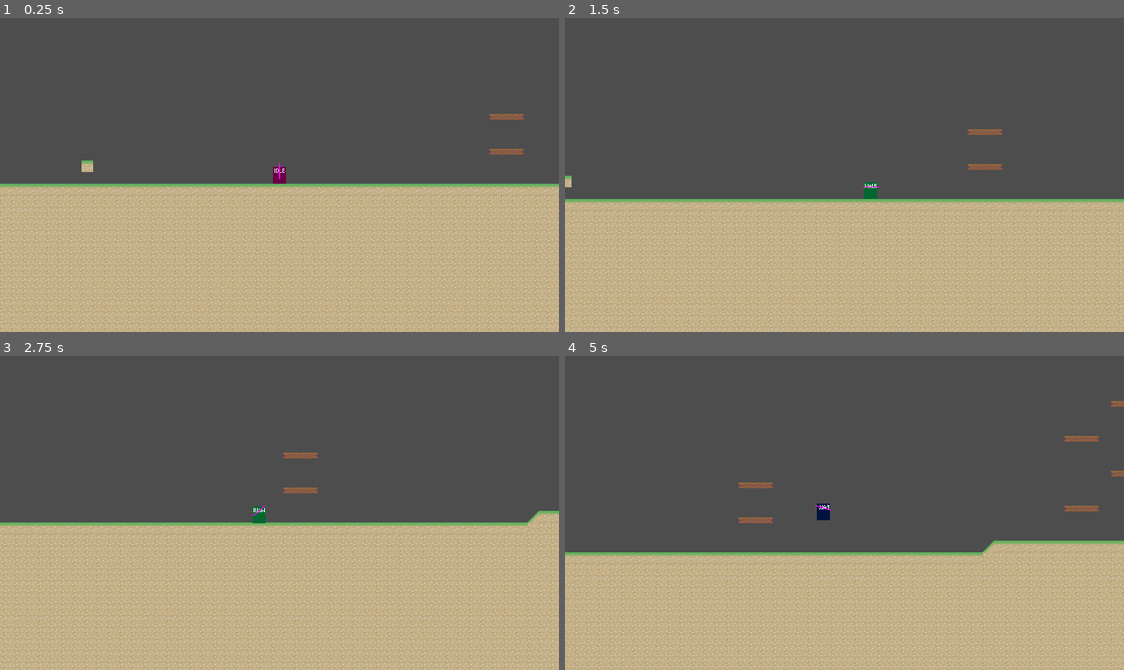
Above: before the commit, frames 1-4 (two rows, left to right).
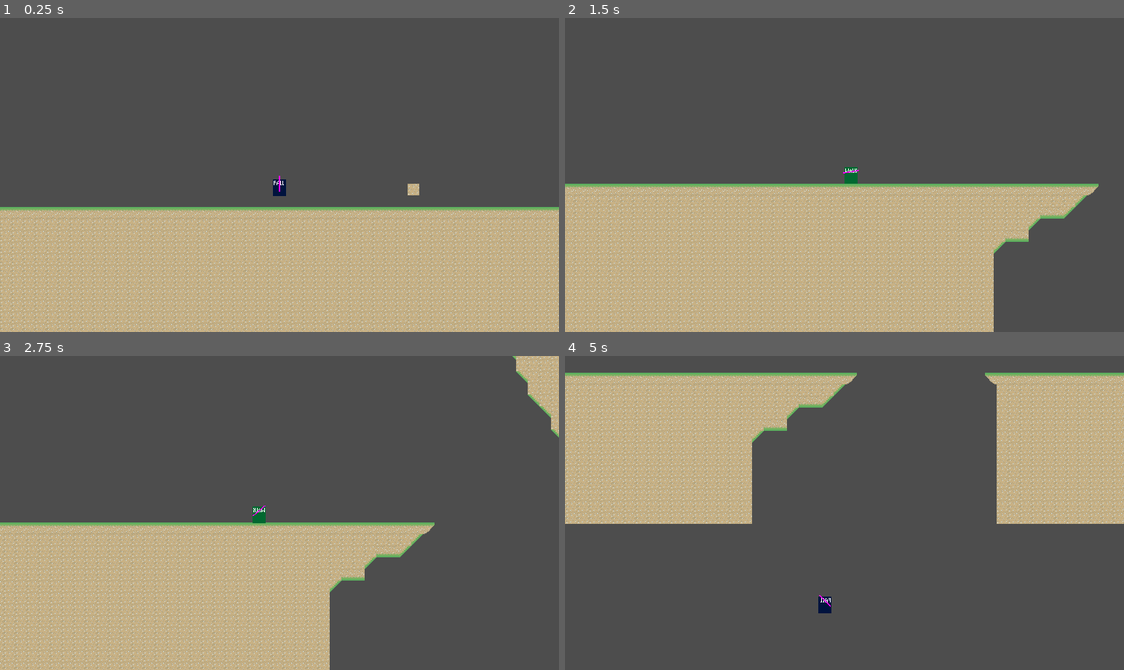
Above: after the commit, the same moments.

Repository: haruo-gabriel/portal2d
Game: Godot game, scene res://levels/level_1/level_scene.tscn
The game is run twice, just before and just after one commit, with the same random seed, the same clock (stepped at 60 frames per second) and the same inputs. This scene is started directly instead of the project's main scene.
Inputs (mouse positions are in pixels of both pictures, inside the frame that each line leads up to):
- Up to frame 1 (0.25 s): no input
- Up to frame 2 (1.5 s): move the mouse to (967, 159) at 0.52 s; hold Shift (crouch) 0.53-1.28 s; hold D (move_right) from 0.53 s (still down); tap Space (jump) at 0.77 s; move the mouse to (732, 190) at 1.27 s; click (732, 190) at 1.35 s
- Up to frame 3 (2.75 s): tap Space (jump) at 1.52 s; move the mouse to (335, 443) at 2.02 s; release D (move_right) at 2.03 s; hold A (move_left) from 2.03 s (still down); right-click (335, 443) at 2.1 s
- Up to frame 4 (5 s): move the mouse to (816, 575) at 2.77 s; release A (move_left) at 2.78 s; hold D (move_right) 2.78-4.28 s; tap Shift (crouch) at 2.85 s; tap Space (jump) at 3.02, 3.77, 4.52 s; move the mouse to (1012, 560) at 3.52 s; click (1012, 560) at 3.6 s; move the mouse to (676, 465) at 4.27 s; hold A (move_left) from 4.28 s (still down); right-click (676, 465) at 4.35 s

The runs differ from the first frame. In frame 1, 10% of the frame differs, in the area x 0-100%, y 30-64%; in frame 2, 29%; in frame 3, 19%; in frame 4, 68%, in the area x 0-100%, y 5-100%.

Commit message:
:sparkles: Add level transitions + game over

Diff:
--- a/godot project/characters/player/player.tscn
+++ b/godot project/characters/player/player.tscn
@@ -206,3 +206,5 @@
 
 [node name="Falling" type="Node" parent="StateMachine"]
 script = ExtResource("31_jnq8s")
+
+[connection signal="died" from="Health" to="." method="player_death"]
--- a/godot project/characters/player/scripts/player.gd
+++ b/godot project/characters/player/scripts/player.gd
@@ -136,3 +136,7 @@
 	velocity += laser.velocity * laser.mass / 2000
 
 	laser.queue_free()
+
+
+func player_death():
+	get_tree().reload_current_scene()
--- a/godot project/levels/level_1/level_scene.tscn
+++ b/godot project/levels/level_1/level_scene.tscn
@@ -1,7 +1,9 @@
-[gd_scene load_steps=3 format=3 uid="uid://45cxitl1b5uh"]
+[gd_scene load_steps=5 format=3 uid="uid://45cxitl1b5uh"]
 
 [ext_resource type="TileSet" uid="uid://bxf11dynbrbke" path="res://levels/level_1/tile_set.tres" id="1_6d6h5"]
 [ext_resource type="PackedScene" uid="uid://wgnluw24avir" path="res://characters/player/player.tscn" id="2_i7aku"]
+[ext_resource type="PackedScene" uid="uid://bpipyxlru2fiy" path="res://levels/level_transition.tscn" id="3_l48s3"]
+[ext_resource type="PackedScene" uid="uid://nejou4ncohws" path="res://levels/level_2/level_scene.tscn" id="4_lbfwy"]
 
 [node name="LevelScene" type="Node2D"]
 
@@ -14,4 +16,8 @@
 layer_1/tile_data = PackedInt32Array(-2162534, 196608, 1073741827, -2228070, 196608, 1073741827, -2293606, 196608, 1073 …(5531 unchanged characters)…
 
 [node name="Player" parent="." instance=ExtResource("2_i7aku")]
-position = Vector2(0, 0)
+position = Vector2(3936, -648)
+
+[node name="LevelTransition" parent="." instance=ExtResource("3_l48s3")]
+position = Vector2(4082, -638)
+target_scene = ExtResource("4_lbfwy")
--- a/godot project/levels/level_2/level_scene.tscn
+++ b/godot project/levels/level_2/level_scene.tscn
@@ -1,8 +1,9 @@
-[gd_scene load_steps=4 format=3 uid="uid://nejou4ncohws"]
+[gd_scene load_steps=5 format=3 uid="uid://nejou4ncohws"]
 
 [ext_resource type="TileSet" uid="uid://bxf11dynbrbke" path="res://levels/level_1/tile_set.tres" id="1_3su11"]
 [ext_resource type="PackedScene" uid="uid://wgnluw24avir" path="res://characters/player/player.tscn" id="2_trbgv"]
 [ext_resource type="PackedScene" uid="uid://b7pirrmmj56br" path="res://characters/turret/turret.tscn" id="3_2m1ke"]
+[ext_resource type="PackedScene" uid="uid://bpipyxlru2fiy" path="res://levels/level_transition.tscn" id="4_h8n1u"]
 
 [node name="LevelScene" type="Node2D"]
 
@@ -25,3 +26,6 @@
 
 [node name="Turret3" parent="." instance=ExtResource("3_2m1ke")]
 position = Vector2(2272, -560)
+
+[node name="LevelTransition" parent="." instance=ExtResource("4_h8n1u")]
+position = Vector2(3426, -526)
--- /dev/null
+++ b/godot project/levels/level_transition.gd
@@ -0,0 +1,9 @@
+extends Area2D
+
+
+@export var target_scene: PackedScene
+
+
+func _on_body_entered(body):
+	if body is Player:
+		get_tree().change_scene_to_packed(target_scene)
--- /dev/null
+++ b/godot project/levels/level_transition.tscn
@@ -0,0 +1,14 @@
+[gd_scene load_steps=3 format=3 uid="uid://bpipyxlru2fiy"]
+
+[ext_resource type="Script" path="res://levels/level_transition.gd" id="1_fsgqq"]
+
+[sub_resource type="RectangleShape2D" id="RectangleShape2D_andgp"]
+size = Vector2(60, 60)
+
+[node name="LevelTransition" type="Area2D"]
+script = ExtResource("1_fsgqq")
+
+[node name="CollisionShape2D" type="CollisionShape2D" parent="."]
+shape = SubResource("RectangleShape2D_andgp")
+
+[connection signal="body_entered" from="." to="." method="_on_body_entered"]
